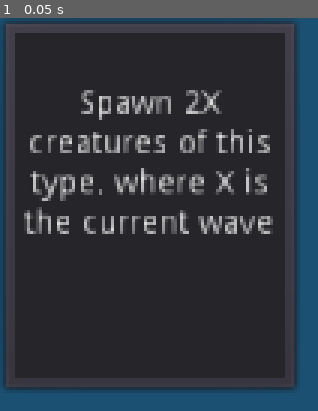
Above: before the commit, frame 1.
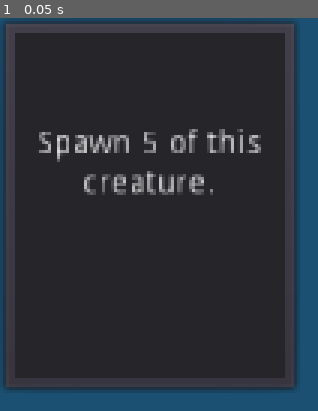
Above: after the commit, the same moment.

Repository: RobinRenggli/godotwildjam41
Game: Godot game, scene res://Evolution/Cards/SpawnCreatures.tscn
The game is run twice, just before and just after one commit, with the same random seed, the same clock (stepped at 60 frames per second) and the same inputs. This scene is started directly instead of the project's main scene. Sound files missing from this copy of the repository are replaced by a short silence.
Inputs:
- Up to frame 1 (0.05 s): no input

The runs differ from the first frame. In frame 1, 7.5% of the frame differs, in the area x 7-86%, y 18-55%.

Commit message:
on death particles and various fixes

Diff:
--- a/GodotProjectFolder/Creatures/Creature.gd
+++ b/GodotProjectFolder/Creatures/Creature.gd
@@ -6,6 +6,7 @@
 export var type = "name"
 var last_collider_type
 var last_collider
+var death_bubbles = preload("res://LittleBubbles.tscn")
 
 func _ready():
 	Stats.connect("no_health", self, "_on_stats_no_health")
@@ -44,6 +45,10 @@
 func _on_stats_no_health():
 	for deathEffect in $DeathEffects.get_children():
 		deathEffect.execute(type)
+	var bubbles = death_bubbles.instance()
+	bubbles.global_position = global_position
+	get_node("/root/Ocean").add_child(bubbles)
+	bubbles.set_emitting(true)
 	Overviewer.check_defeat()
 	#CreatureInfo.increase_experience(last_collider_type, 1)
 	self.queue_free()
--- a/GodotProjectFolder/Creatures/Creature.tscn
+++ b/GodotProjectFolder/Creatures/Creature.tscn
@@ -55,7 +55,7 @@
 [node name="Movement" parent="." instance=ExtResource( 3 )]
 
 [node name="Body" type="Area2D" parent="."]
-scale = Vector2( 1.01, 1.01 )
+scale = Vector2( 1.05, 1.05 )
 collision_layer = 4
 collision_mask = 43
 
--- a/GodotProjectFolder/Currency/Currency.tscn
+++ b/GodotProjectFolder/Currency/Currency.tscn
@@ -121,6 +121,7 @@
 
 [node name="Particles2D" type="CPUParticles2D" parent="."]
 material = SubResource( 5 )
+z_index = 2
 amount = 2
 texture = ExtResource( 5 )
 emission_shape = 2
--- a/GodotProjectFolder/Enemies/Enemy.gd
+++ b/GodotProjectFolder/Enemies/Enemy.gd
@@ -6,6 +6,7 @@
 export var type = "name"
 var last_collider_type
 var last_collider
+var death_bubbles = preload("res://LittleBubbles.tscn")
 
 func _ready():
 	Stats.connect("no_health", self, "_on_stats_no_health")
@@ -35,6 +36,10 @@
 func _on_stats_no_health():
 	Overviewer.check_defeat()
 	CreatureInfo.increase_experience(last_collider_type, 1)
+	var bubbles = death_bubbles.instance()
+	bubbles.global_position = global_position
+	get_node("/root/Ocean").add_child(bubbles)
+	bubbles.set_emitting(true)
 	self.queue_free()
 	if type == "basic":
 		AudioController.get_node("SmallEnemyDeathSound").play()
--- a/GodotProjectFolder/Enemies/Enemy.tscn
+++ b/GodotProjectFolder/Enemies/Enemy.tscn
@@ -73,7 +73,7 @@
 script = ExtResource( 2 )
 
 [node name="Body" type="Area2D" parent="."]
-scale = Vector2( 1.01, 1.01 )
+scale = Vector2( 1.05, 1.05 )
 collision_layer = 8
 collision_mask = 23
 
--- a/GodotProjectFolder/Evolution/Cards/SpawnCreatures.tscn
+++ b/GodotProjectFolder/Evolution/Cards/SpawnCreatures.tscn
@@ -4,7 +4,6 @@
 [ext_resource path="res://Evolution/EvolutionCard.tscn" type="PackedScene" id=2]
 
 [node name="EvolutionCard" instance=ExtResource( 2 )]
-description = "Spawn 2X creatures of this type, where X is the current wave"
+description = "Spawn 5 of this creature."
 
 [node name="SpawnCreatures" parent="Effects" index="0" instance=ExtResource( 1 )]
-spawns_per_wave = 2
--- a/GodotProjectFolder/Evolution/Cards/SpawnCurrency.tscn
+++ b/GodotProjectFolder/Evolution/Cards/SpawnCurrency.tscn
@@ -7,7 +7,7 @@
 [node name="EvolutionCard" instance=ExtResource( 1 )]
 stat_changes = {
 "cost": 5,
-"strength": "-1"
+"strength": -1
 }
 description = "Spawn Fishies every 15 seconds."
 
--- a/GodotProjectFolder/Evolution/CreatureEvolution.gd
+++ b/GodotProjectFolder/Evolution/CreatureEvolution.gd
@@ -22,6 +22,7 @@
 	preload("res://Evolution/Cards/SpawnCreaturePerWave.tscn"),
 	preload("res://Evolution/Cards/InstantHuntBoost.tscn"),
 	preload("res://Evolution/Cards/GainExpPerWave.tscn"),
+	preload("res://Evolution/Cards/IncreaseHealthReduceSpeed.tscn"),
 	]
 var Random = RandomNumberGenerator.new()
 var evolution_in_progress = false
--- a/GodotProjectFolder/Evolution/Effects/SpawnCreaturesPerWave.gd
+++ b/GodotProjectFolder/Evolution/Effects/SpawnCreaturesPerWave.gd
@@ -1,12 +1,10 @@
 extends Node
 
 var spawner
-export var spawns_per_wave = 1
 
 func _ready():
 	spawner = get_node("/root/Ocean/CreatureSpawner")
 
 func execute(type):
 	for i in range(5):
-		yield(get_tree().create_timer(0.02), "timeout")
 		spawner.spawn(type)
--- a/GodotProjectFolder/Evolution/Effects/SpawnFishy.gd
+++ b/GodotProjectFolder/Evolution/Effects/SpawnFishy.gd
@@ -1,8 +1,12 @@
 extends Node
 
 var currency = preload("res://Currency/Currency.tscn")
+var sparkles = preload("res://Sparkles.tscn")
 
 func execute(type, velocity):
+	var spawn_sparkles = sparkles.instance()
+	spawn_sparkles.global_position = get_parent().get_parent().global_position
+	get_node("/root/Ocean").add_child(spawn_sparkles)
 	var spawned_currency = currency.instance()
 	spawned_currency.global_position = get_random_spawn_position()
 	get_node("/root/Ocean").add_child(spawned_currency)
--- a/GodotProjectFolder/Evolution/Resources/Projectile.gd
+++ b/GodotProjectFolder/Evolution/Resources/Projectile.gd
@@ -6,6 +6,8 @@
 
 func _physics_process(delta):
 	global_position += (velocity * 8)
+	if  global_position.x > Constants.window_width + 100 || global_position.x < -100 || global_position.y > Constants.window_height  + 100  || global_position.y < -100:
+		queue_free()
 
 func _on_Area2D_area_entered(area):
 	queue_free()
--- /dev/null
+++ b/GodotProjectFolder/LittleBubbles.tscn
@@ -0,0 +1,32 @@
+[gd_scene load_steps=5 format=2]
+
+[ext_resource path="res://Evolution/Resources/bubble_11_256.png" type="Texture" id=1]
+
+[sub_resource type="CanvasItemMaterial" id=1]
+blend_mode = 1
+
+[sub_resource type="Curve" id=2]
+_data = [ Vector2( 0, 1 ), 0.0, 0.0, 0, 0, Vector2( 1, 0 ), 0.0, 0.0, 0, 0 ]
+
+[sub_resource type="Gradient" id=3]
+offsets = PoolRealArray( 0, 0.022293, 1 )
+colors = PoolColorArray( 0, 0, 0, 1, 1, 1, 1, 1, 1, 1, 1, 1 )
+
+[node name="CPUParticles2D2" type="CPUParticles2D"]
+material = SubResource( 1 )
+emitting = false
+amount = 20
+lifetime = 0.5
+one_shot = true
+lifetime_randomness = 0.5
+local_coords = false
+texture = ExtResource( 1 )
+emission_shape = 1
+emission_sphere_radius = 10.0
+direction = Vector2( 1, 1 )
+gravity = Vector2( 0, -500 )
+damping = 30.0
+scale_amount = 0.01
+scale_amount_random = 0.01
+scale_amount_curve = SubResource( 2 )
+color_ramp = SubResource( 3 )
--- /dev/null
+++ b/GodotProjectFolder/Sparkles.gd
@@ -0,0 +1,4 @@
+extends CPUParticles2D
+
+func _on_Timer_timeout():
+	queue_free()
--- /dev/null
+++ b/GodotProjectFolder/Sparkles.tscn
@@ -0,0 +1,33 @@
+[gd_scene load_steps=6 format=2]
+
+[ext_resource path="res://Currency/spotlight_8.png" type="Texture" id=1]
+[ext_resource path="res://Sparkles.gd" type="Script" id=2]
+
+[sub_resource type="CanvasItemMaterial" id=1]
+blend_mode = 1
+
+[sub_resource type="Curve" id=2]
+_data = [ Vector2( 0, 0 ), 0.0, 0.0, 0, 0, Vector2( 0.49789, 0.536364 ), 0.0, 0.0, 0, 0, Vector2( 1, 0 ), 0.0, 0.0, 0, 0 ]
+
+[sub_resource type="Gradient" id=3]
+offsets = PoolRealArray( 0, 0.00552486, 0.981982, 1 )
+colors = PoolColorArray( 0, 0, 0, 1, 1, 1, 1, 1, 0, 0, 0, 1, 1, 1, 1, 1 )
+
+[node name="Particles2D" type="CPUParticles2D"]
+material = SubResource( 1 )
+z_index = 2
+texture = ExtResource( 1 )
+emission_shape = 1
+emission_sphere_radius = 30.0
+gravity = Vector2( 0, -100 )
+scale_amount = 3.0
+scale_amount_curve = SubResource( 2 )
+color = Color( 1, 1, 0, 1 )
+color_ramp = SubResource( 3 )
+script = ExtResource( 2 )
+
+[node name="Timer" type="Timer" parent="."]
+one_shot = true
+autostart = true
+
+[connection signal="timeout" from="Timer" to="." method="_on_Timer_timeout"]
